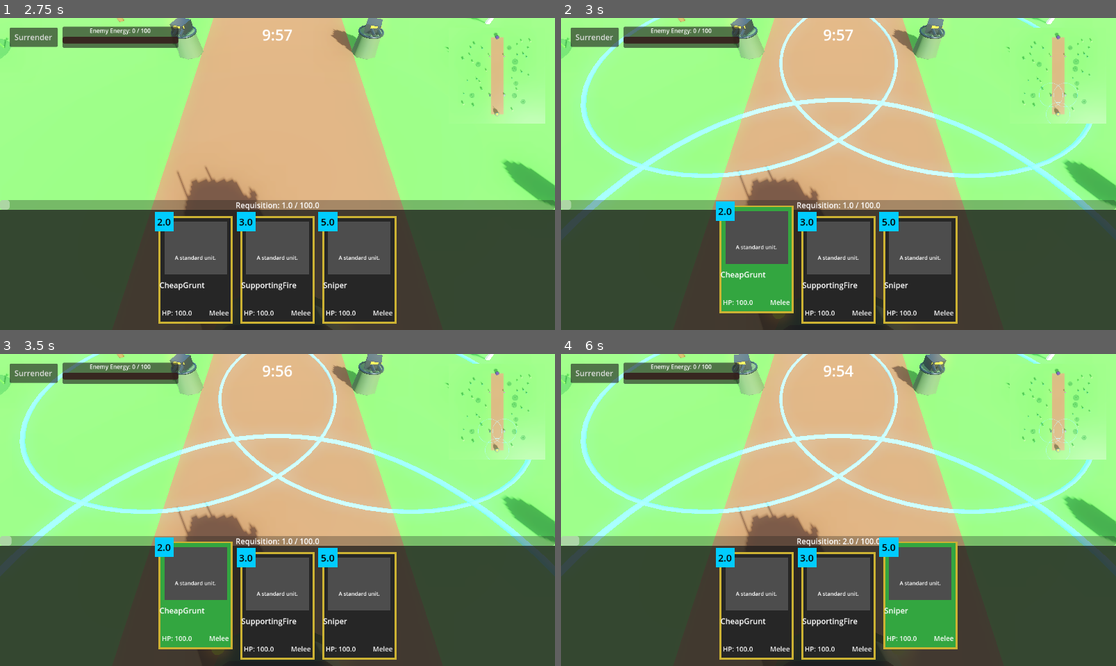
Above: before the commit, frames 1-4 (two rows, left to right).
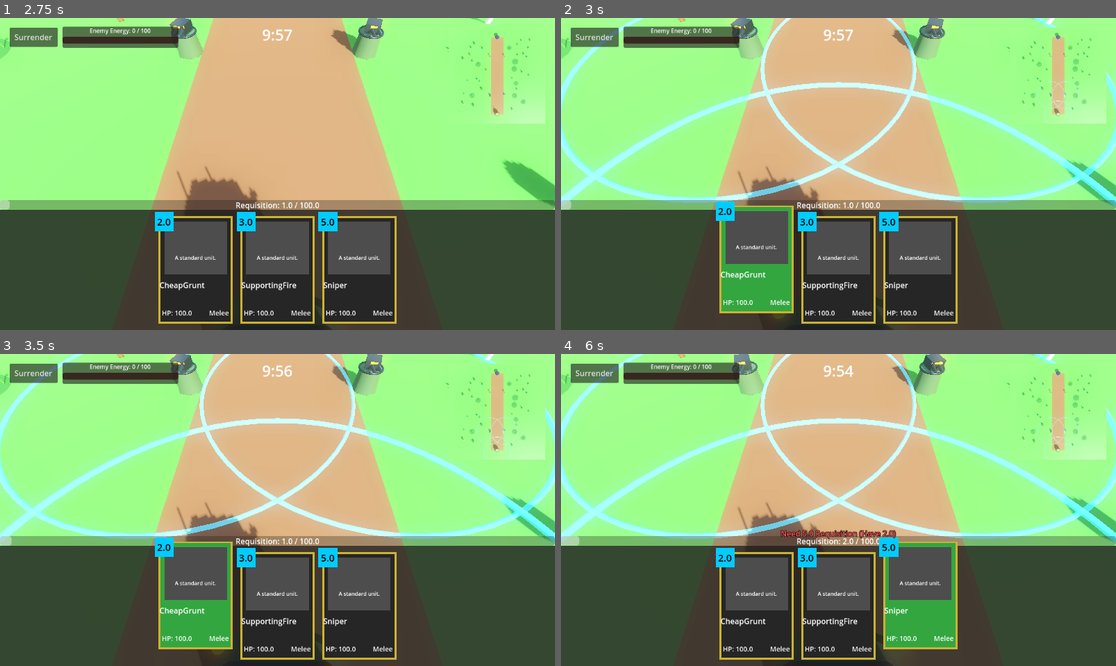
Above: after the commit, the same moments.

Repository: geoffbradford96/UBB_v6
Game: Godot game, scene res://Scenes/Arena_4P.tscn
Two runs of this game, one before a commit and one after it. Both use one fixed random seed, a clock stepped at 60 frames per second and the inputs below. This scene is started directly instead of the project's main scene.
Inputs (mouse positions are in pixels of both pictures, inside the frame that each line leads up to):
- Up to frame 1 (2.75 s): click "Surrender" at 0.5 s; click "Resume Match" at 1.25 s; tap Enter at 2 s; drag from (499, 77) to (333, 105) at 2.02 s
- Up to frame 2 (3 s): tap Space at 2.75 s; drag from (755, 270) to (810, 236) at 2.77 s
- Up to frame 3 (3.5 s): no input
- Up to frame 4 (6 s): tap Enter at 3.5, 5.75 s; move the mouse to (838, 606) at 3.52 s; hold Right (ui_right) 3.53-4.25 s; click (838, 606) at 3.67 s; tap Space at 4.25 s; drag from (921, 606) to (672, 463) at 4.27 s; move the mouse to (1005, 556) at 5.02 s; hold Left (ui_left) 5.03-5.75 s; click (1005, 556) at 5.17 s; drag from (672, 463) to (755, 432) at 5.77 s

Frame 1 is identical in both runs. In frame 2, 9.6% of the frame differs, in the area x 0-100%, y 0-62%; in frame 3, 9.6%; in frame 4, 9.9%.

Commit message:
Fix player unit placement, team healthbar colors, AI placement parity & attempts reload warning

Diff:
--- a/Scripts/ArenaManager.gd
+++ b/Scripts/ArenaManager.gd
@@ -45,6 +45,8 @@
 
     var original_ui = get_node_or_null("InGameUI")
     var original_cam = get_node_or_null("ArenaCamera")
+    if not original_cam:
+        original_cam = get_node_or_null("Camera3D")
 
     if GameState.current_mode == "LOCAL_SPLIT_2P" or GameState.current_mode == "LOCAL_SPLIT_4P":
         var h_box = HBoxContainer.new()
@@ -118,8 +120,15 @@
         pstate.team = "SideA" if is_srv else "SideB"
         pstate.ui = original_ui
         pstate.cam = original_cam
+        if not pstate.cam:
+            pstate.cam = get_viewport().get_camera_3d()
+            if not pstate.cam:
+                pstate.cam = find_child("Camera3D", true, false)
         if pstate.ui: pstate.ui.connect("ui_card_selected", Callable(self, "_on_ui_card_selected"))
         players.append(pstate)
+
+    if players.size() > 0:
+        GameState.local_player_team = players[0].team
 
     setup_match()
 
@@ -408,6 +417,10 @@
 
     if acted_player and acted_player.selected_card_ui and acted_player.selected_card_ui.card_data:
         var camera = acted_player.cam
+        if not camera:
+            camera = get_viewport().get_camera_3d()
+            if not camera:
+                camera = find_child("Camera3D", true, false)
         if not camera: return
         var from = camera.project_ray_origin(screen_pos)
         var to = from + camera.project_ray_normal(screen_pos) * 1000.0
@@ -416,8 +429,19 @@
         var query = PhysicsRayQueryParameters3D.create(from, to)
         var result = space_state.intersect_ray(query)
 
+        var hit_pos = Vector3.ZERO
+        var hit_found = false
         if result:
-            var hit_pos = result.position
+            hit_pos = result.position
+            hit_found = true
+        else:
+            var ground_plane = Plane(Vector3.UP, 0.0)
+            var plane_hit = ground_plane.intersects_ray(from, camera.project_ray_normal(screen_pos))
+            if plane_hit != null:
+                hit_pos = plane_hit
+                hit_found = true
+
+        if hit_found:
             if attempt_to_play_card(acted_player, acted_player.selected_card_ui.card_data, hit_pos):
                 var played_ui = acted_player.selected_card_ui
                 played_ui.set_selected(false)
@@ -425,7 +449,8 @@
                 toggle_deployment_visuals(acted_player, false)
 
                 if acted_player.ui:
-                    acted_player.ui.discard.append(played_ui.card_data.card_name.replace(" ", "") + "Card")
+                    var raw_card = played_ui.card_data.resource_path.get_file().trim_suffix(".tres").trim_suffix(".remap")
+                    acted_player.ui.discard.append(raw_card)
                     acted_player.ui.draw_card(played_ui)
 
 func toggle_deployment_visuals(p: LocalPlayerState, should_show: bool, is_spell: bool = false):
@@ -439,8 +464,8 @@
         if "Base" in s.name or "Tower" in s.name or "CommandBay" in s.name:
             var ring = MeshInstance3D.new()
             var torus = TorusMesh.new()
-            torus.outer_radius = 25.0
-            torus.inner_radius = 24.5
+            torus.outer_radius = 28.0
+            torus.inner_radius = 27.4
             ring.mesh = torus
             var mat = StandardMaterial3D.new()
             mat.albedo_color = Color(0.2, 0.8, 1.0, 0.5)
@@ -453,9 +478,19 @@
             ring.global_position = s.global_position + Vector3(0, 0.1, 0)
             p.visuals.append(ring)
 
+func can_deploy_at(team: String, target_pos: Vector3, is_spell: bool) -> bool:
+    if is_spell: return true
+    for z in get_tree().get_nodes_in_group(team):
+        if "Base" in z.name or "Tower" in z.name or "CommandBay" in z.name:
+            if target_pos.distance_to(z.global_position) <= 28.0:
+                return true
+    return false
+
 func attempt_to_play_card(p: LocalPlayerState, data: Resource, target_position: Vector3) -> bool:
     if p.req < data.cost:
         print(p.team, " Not enough Requisition! Need ", data.cost, " but have ", snapped(p.req, 0.1))
+        if p.ui and p.ui.has_method("show_placement_warning"):
+            p.ui.show_placement_warning("Need " + str(data.cost) + " Requisition (Have " + str(floor(p.req)) + ")")
         return false
 
     if data.card_type == "Commander":
@@ -465,18 +500,15 @@
                 has_commander = true
         if has_commander:
             print(p.team, " Cannot deploy! You already have an active Commander.")
+            if p.ui and p.ui.has_method("show_placement_warning"):
+                p.ui.show_placement_warning("Commander already active!")
             return false
 
-    if not data.is_spell:
-        var valid = false
-        for z in get_tree().get_nodes_in_group(p.team):
-            if "Base" in z.name or "Tower" in z.name or "CommandBay" in z.name:
-                if target_position.distance_to(z.global_position) <= 25.0:
-                    valid = true
-                    break
-        if not valid:
-            print(p.team, " Cannot deploy! Must place units near a Tower or Command Bay.")
-            return false
+    if not can_deploy_at(p.team, target_position, data.is_spell):
+        print(p.team, " Cannot deploy! Must place units near a Tower or Command Bay.")
+        if p.ui and p.ui.has_method("show_placement_warning"):
+            p.ui.show_placement_warning("Must deploy within friendly tower or base zone!")
+        return false
 
     p.req -= data.cost
 
@@ -1357,12 +1389,13 @@
 # --- Scorching Sand Dunes Generation ---
 func _generate_scorching_dunes(parent: Node3D):
     placed_feature_records.clear()
+    var attempts = 0
 
     # 1. Scorpion Pits (2 territorial pits, each with 15 scorpions) - GUARANTEED PLACEMENT
     var pit_angles = [deg_to_rad(0.0), deg_to_rad(180.0)] if GameState.map_selected == "Arena_6P.tscn" else ([deg_to_rad(45.0), deg_to_rad(225.0)] if GameState.map_selected == "Arena_4P.tscn" else [0.0, PI])
     for i in range(2):
         var placed = false
-        var attempts = 0
+        attempts = 0
         while not placed and attempts < 120:
             attempts += 1
             var candidate = Vector3.ZERO
@@ -1401,7 +1434,7 @@
     var hill_angles = [deg_to_rad(120.0), deg_to_rad(300.0)] if GameState.map_selected == "Arena_6P.tscn" else ([deg_to_rad(135.0), deg_to_rad(315.0)] if GameState.map_selected == "Arena_4P.tscn" else [0.0, PI])
     for i in range(2):
         var placed = false
-        var attempts = 0
+        attempts = 0
         while not placed and attempts < 120:
             attempts += 1
             var candidate = Vector3.ZERO
@@ -1438,7 +1471,7 @@
 
     # 3. Higher Sand Dunes (14 to 18 obstacle dunes in open desert)
     var dune_count = randi_range(14, 18)
-    var attempts = 0
+    attempts = 0
     var placed_dunes = 0
     var max_extent = 110.0 if GameState.map_selected == "Arena_6P.tscn" else 75.0
     while placed_dunes < dune_count and attempts < 400:
--- a/Scripts/BotAI.gd
+++ b/Scripts/BotAI.gd
@@ -383,13 +383,19 @@
 					if shift_dir.length() < 0.1: shift_dir = Vector3(0, 0, 1)
 					target_pos = d_pos + (shift_dir * (d_rad + 2.0))
 
-	# 6. Clamp to valid deployment range (max 24.0m from anchor)
-	if anchor and target_pos.distance_to(anchor.global_position) > 24.0:
-		target_pos = anchor.global_position + (target_pos - anchor.global_position).normalized() * 24.0
+	# 6. Clamp to valid deployment range (max 28.0m from anchor, identical to player)
+	if anchor and target_pos.distance_to(anchor.global_position) > 28.0:
+		target_pos = anchor.global_position + (target_pos - anchor.global_position).normalized() * 28.0
 
 	return target_pos
 
 func play_card(card: CardData, target_position: Vector3):
+	var am = get_tree().current_scene
+	if am and am.has_method("can_deploy_at"):
+		if not am.can_deploy_at(my_team, target_position, card.is_spell):
+			print(my_team, " AI cannot deploy outside friendly deployment zone at: ", target_position)
+			return
+
 	current_requisition -= card.cost
 
 	hand.erase(card)
@@ -398,7 +404,6 @@
 
 	print(my_team, " AI spent ", card.cost, " energy on ", card.card_name, " | Energy remaining: ", snapped(current_requisition, 0.1))
 
-	var am = get_tree().current_scene
 	if am and am.has_method("sync_spawn_card"):
 		if multiplayer.has_multiplayer_peer() and multiplayer.multiplayer_peer.get_connection_status() == MultiplayerPeer.CONNECTION_CONNECTED:
 			am.rpc("sync_spawn_card", card.resource_path, target_position, my_team, str(randi()))
--- a/Scripts/GameState.gd
+++ b/Scripts/GameState.gd
@@ -2,6 +2,7 @@
 
 var current_mode = "LOCAL"
 var player_faction = "Dominion of Sol"
+var local_player_team: String = "SideA"
 var previous_menu: String = "res://Scenes/MainMenu.tscn"
 
 # Supports up to 6 local players
--- a/Scripts/HealthComponent.gd
+++ b/Scripts/HealthComponent.gd
@@ -44,9 +44,9 @@
 	hp_bar.show_percentage = false
 
 	var style_bg = StyleBoxFlat.new()
-	style_bg.bg_color = Color(1, 0, 0)
+	style_bg.bg_color = Color(0.08, 0.08, 0.08, 0.95)
 	var style_fg = StyleBoxFlat.new()
-	style_fg.bg_color = Color(0, 1, 0)
+	style_fg.bg_color = Color(0.18, 0.85, 0.22)
 	hp_bar.add_theme_stylebox_override("background", style_bg)
 	hp_bar.add_theme_stylebox_override("fill", style_fg)
 
@@ -66,11 +66,51 @@
 
 	get_parent().call_deferred("add_child", hp_viewport)
 	get_parent().call_deferred("add_child", hp_sprite)
+	call_deferred("update_health_bar_colors")
+
+func update_health_bar_colors():
+	if not hp_bar: return
+	var parent = get_parent()
+	if not parent or not is_instance_valid(parent): return
+
+	var my_team = ""
+	for g in parent.get_groups():
+		if g.begins_with("Side") or g == "Beast":
+			my_team = g
+			break
+
+	var local_team = GameState.local_player_team if ("local_player_team" in GameState and GameState.local_player_team != "") else "SideA"
+
+	var is_neutral = parent.is_in_group("NeutralCreature") or parent.is_in_group("NeutralStructure")
+	var is_ally = (my_team != "" and my_team == local_team)
+
+	var style_bg = StyleBoxFlat.new()
+	style_bg.bg_color = Color(0.08, 0.08, 0.08, 0.95) # Black background
+	style_bg.set_border_width_all(1)
+	style_bg.border_color = Color(0.16, 0.16, 0.16, 0.8)
+	style_bg.corner_radius_top_left = 2; style_bg.corner_radius_top_right = 2
+	style_bg.corner_radius_bottom_left = 2; style_bg.corner_radius_bottom_right = 2
+
+	var style_fg = StyleBoxFlat.new()
+	if is_neutral:
+		style_fg.bg_color = Color(0.95, 0.68, 0.15) # Neutral gold/amber
+	elif is_ally:
+		style_fg.bg_color = Color(0.18, 0.85, 0.22) # Ally green
+	else:
+		style_fg.bg_color = Color(0.92, 0.18, 0.18) # Enemy red
+	style_fg.corner_radius_top_left = 2; style_fg.corner_radius_top_right = 2
+	style_fg.corner_radius_bottom_left = 2; style_fg.corner_radius_bottom_right = 2
+
+	hp_bar.add_theme_stylebox_override("background", style_bg)
+	hp_bar.add_theme_stylebox_override("fill", style_fg)
+	if hp_viewport:
+		hp_viewport.render_target_update_mode = SubViewport.UPDATE_ONCE
 
 func _refresh_hp_visuals():
 	if hp_bar:
 		hp_bar.max_value = max_health
 		hp_bar.value = current_health
+		update_health_bar_colors()
 	if hp_viewport:
 		hp_viewport.render_target_update_mode = SubViewport.UPDATE_ONCE
 
@@ -549,4 +589,5 @@
 	if hp_bar:
 		hp_bar.max_value = max_health
 		hp_bar.value = current_health
-		if hp_viewport: hp_viewport.render_target_update_mode = SubViewport.UPDATE_ONCE
+		update_health_bar_colors()
+	if hp_viewport: hp_viewport.render_target_update_mode = SubViewport.UPDATE_ONCE
--- a/Scripts/InGameUI.gd
+++ b/Scripts/InGameUI.gd
@@ -277,3 +277,32 @@
 		enemy_req_bar.max_value = max_req
 		enemy_req_bar.value = current
 		enemy_req_label.text = label_prefix + " Energy: " + str(floor(current)) + " / " + str(max_req)
+
+var warning_label: Label = null
+var warning_tween: Tween = null
+
+func show_placement_warning(msg: String):
+	if not warning_label:
+		warning_label = Label.new()
+		warning_label.set_anchors_preset(Control.PRESET_BOTTOM_WIDE)
+		warning_label.offset_top = -290
+		warning_label.offset_bottom = -260
+		warning_label.horizontal_alignment = HORIZONTAL_ALIGNMENT_CENTER
+		warning_label.vertical_alignment = VERTICAL_ALIGNMENT_CENTER
+		warning_label.add_theme_font_size_override("font_size", 16)
+		warning_label.add_theme_color_override("font_color", Color(1.0, 0.35, 0.35))
+		warning_label.add_theme_color_override("font_outline_color", Color(0, 0, 0))
+		warning_label.add_theme_constant_override("outline_size", 4)
+		warning_label.mouse_filter = Control.MOUSE_FILTER_IGNORE
+		add_child(warning_label)
+
+	warning_label.text = msg
+	warning_label.modulate.a = 1.0
+	warning_label.visible = true
+
+	if warning_tween and warning_tween.is_valid():
+		warning_tween.kill()
+	warning_tween = create_tween()
+	warning_tween.tween_interval(1.2)
+	warning_tween.tween_property(warning_label, "modulate:a", 0.0, 0.4)
+	warning_tween.tween_callback(Callable(warning_label, "hide"))
